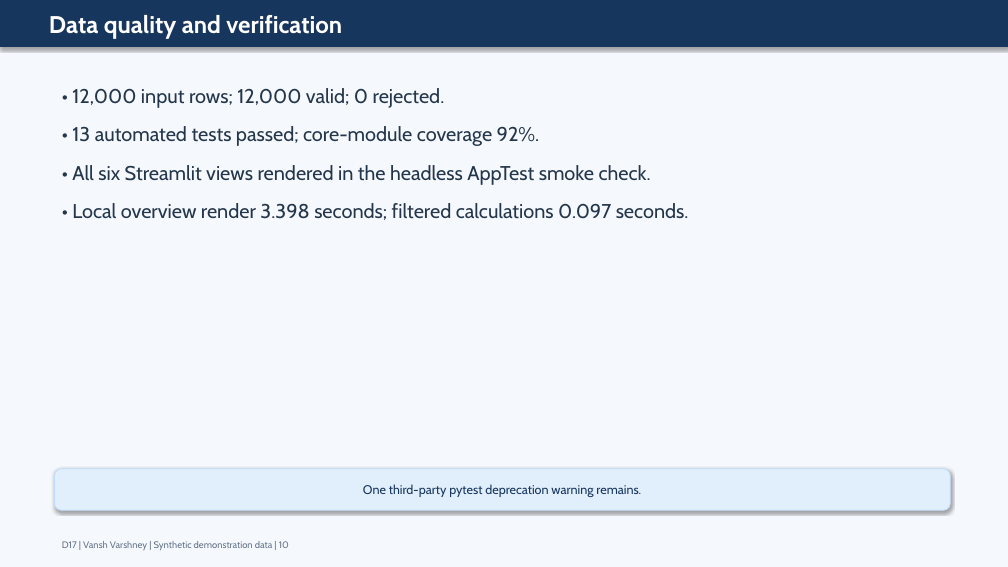
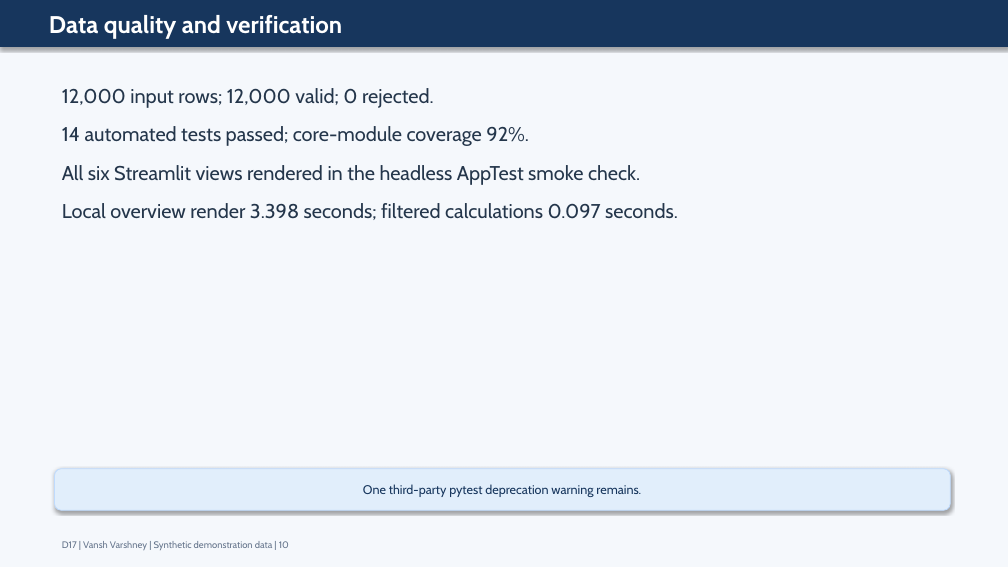
Before and after one commit to vanshvarshney59-alt/Loan-dtrendisbursement-Analysis, a slide deck: slide 10 of deliverables/18_ABES_Slide_Deck.pptx. Drawn at 1008x567 pixels with LibreOffice and Linux fonts; fonts in the diff are those of the drawing. Boxes give left, top, right and bottom in pixels: in the first picture for what was removed or moved away, otherwise in the second. Text is boxed around its words. In the diff, an @@ line names an element or a change of style, - is before the commit and + after.

```diff
--- a/deliverables/18_ABES_Slide_Deck.pptx
+++ b/deliverables/18_ABES_Slide_Deck.pptx
@@ text at box(62, 88, 678, 220): text changed @@
-• 12,000 input rows; 12,000 valid; 0 rejected.
-• 13 automated tests passed; core-module coverage 92%.
-• All six Streamlit views rendered in the headless AppTest smoke check.
-• Local overview render 3.398 seconds; filtered calculations 0.097 seconds.
+12,000 input rows; 12,000 valid; 0 rejected.
+14 automated tests passed; core-module coverage 92%.
+All six Streamlit views rendered in the headless AppTest smoke check.
+Local overview render 3.398 seconds; filtered calculations 0.097 seconds.
```
Also in this commit, not shown: 11 other slides changed, 33 other files.
